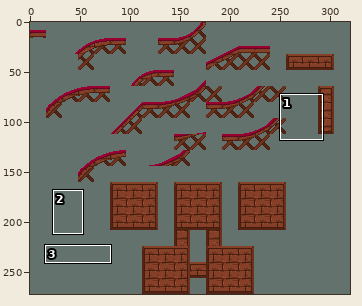
Two states of a pixel-art file, pengu actually saves christmas resources/sprites/tiles/spr_ts_workshop.aseprite. The picture above shows the old version from afar; the outline marks the close-up.
Close-up. The starting point:
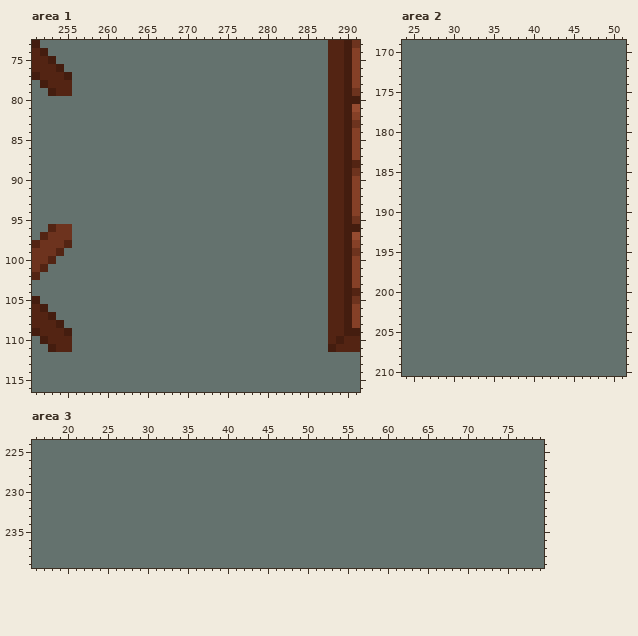
320x272 pixels, 1 frame. Shown: area 1: x 251..291, y 73..116; area 2: x 24..51, y 169..210; area 3: x 16..79, y 224..239.
Once edited:
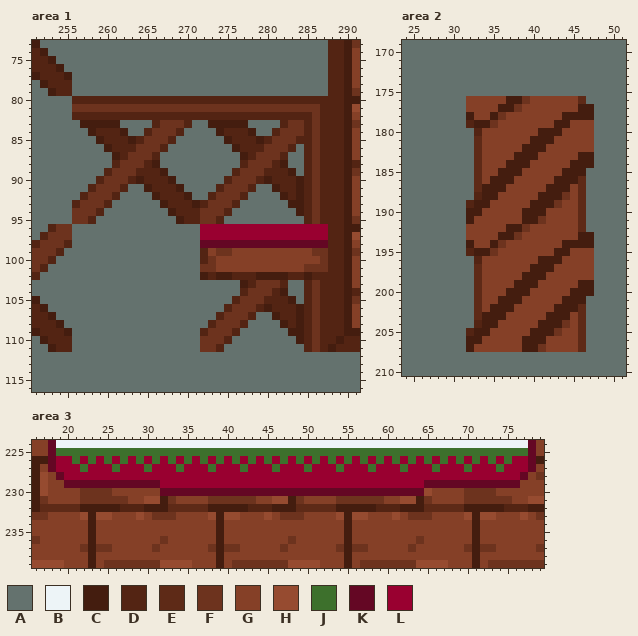
Palette (. is transparent): A #64726e  B #edf4f7  C #441d0f  D #532413  E #5e2a17  F #6d331e  G #854027  H #964b30  J #3d702c  K #640724  L #990030
What changed:
Changed rows in their new state; - is an unchanged pixel.
Area 1, layer "Tilemap 1":
first column x 256:
 80 DDDDDDDDDDDDDDDDDDDDDDDDDDDDDDDD
 81 FFFFFFFFFFFFFFFFFFFFFFFFFFFFFFFD
 82 DDDDDDDDDDDDDDDDDDDDDDDDDDDDDDFD
 83 -CCCCC----DFFFD--CCCCC----DFFDFD
 84 --CDDDC--DFFFD----CDDDC--DFFFDFD
 85 ---CDDDCDFFFD------CDDDCDFFFDDFD
 86 ----CDDDFFFD--------CDDDFFFD-DFD
 87 -----CDFFFD----------CDFFFD--DFD
 88 -----DFFFDC----------DFFFDC--DFD
 89 ----DFFFDDDC--------DFFFDDDC-DFD
 90 ---DFFFDCDDDC------DFFFDCDDDCDFD
 91 --DFFFD--CDDDC----DFFFD--CDDCDFD
 92 -DFFFD----CDDDC--DFFFD----CDCDFD
 93 DFFFD------CDDDCDFFFD------CCDFD
 94 FFFD--------CDDDFFFD--------CDFD
 95 FFD----------CDDFFD----------DFD
 96 ----------------LLLLLLLLLLLLLLLL
 97 ----------------LLLLLLLLLLLLLLLL
 98 ----------------KKKKKKKKKKKKKKKK
 99 ----------------DGFFGGGGGGGGGGFF
100 ----------------DFGGGGGGGGGGGGGF
101 ----------------FFGGGGGGGGGGGFFF
102 ----------------CDCCDDDCCCCDDCDD
103 ---------------------CDFFFD--DFD
104 ---------------------DFFFDC--DFD
105 --------------------DFFFDDDC-DFD
106 -------------------DFFFDCDDDCDFD
107 ------------------DFFFD--CDDCDFD
108 -----------------DFFFD----CDCDFD
109 ----------------DFFFD------CCDFD
110 ----------------FFFD--------CDFD
111 ----------------FFD----------DFD
Area 2, layer "Tilemap 1":
first column x 32:
176 GGGGGCCFGGGGGGE-
177 GGGGCCFGGGGGGGCC
178 CGGCFGGGGGGGCCCC
179 DCCFGGGGGGGCCGGG
180 -DGGGGGGGCCCGGGG
181 -EGGGGGGCCCGGGGG
182 -EGGGGGCCCGGGGGG
183 -EGGGGCCCGGGGGCC
184 -EGGGCCCGGGGGCCC
185 -EGGCCCGGGGGCCC-
186 -EGCCCGGGGGCCCE-
187 -ECCCGGGGGCCCGE-
188 -DCCGGGGGCCCFGE-
189 DCCGGGGGCCCFGGE-
190 CCGGGGGCCCGGGGE-
191 CGGGGGGCCFGGGGE-
192 GGGGGCCFGGGGGGE-
193 GGGGCCFGGGGGGGCC
194 CGGCFGGGGGGGCCCC
195 DCCFGGGGGGGCCGGG
196 -DGGGGGGGCCCGGGG
197 -EGGGGGGCCCGGGGG
198 -EGGGGGCCCGGGGGG
199 -EGGGGCCCGGGGGCC
200 -EGGGCCCGGGGGCCC
201 -EGGCCCGGGGGCCC-
202 -EGCCCGGGGGCCCE-
203 -ECCCGGGGGCCCGE-
204 -DCCGGGGGCCCFGE-
205 DCCGGGGGCCCFGGE-
206 CCGGGGGCCCGGGGE-
207 CGGGGGGCCFGGGGE-
Area 3, layer "Tilemap 1":
first column x 16:
224 GGKBBBBBBBBBBBBBBBBBBBBBBBBBBBBBBBBBBBBBBBBBBBBBBBBBBBBBBBBBBBKG
225 GGKJJJJJJJJJJJJJJJJJJJJJJJJJJJJJJJJJJJJJJJJJJJJJJJJJJJJJJJJJJJKG
226 CCKLLJLJLJLJLJLJLJLJLJLJLJLJLJLJLJLJLJLJLJLJLJLJLJLJLJLJLJLJLLKC
227 CGKLLLJLLLJLLLJLLLJLLLJLLLJLLLJLLLJLLLJLLLJLLLJLLLJLLLJLLLJLLLKG
228 CHGKLLLLLLLLLLLLLLLLLLLLLLLLLLLLLLLLLLLLLLLLLLLLLLLLLLLLLLLLLKGF
229 CHGGKKKKKKKKKKKKLLLLLLLLLLLLLLLLLLLLLLLLLLLLLLLLLKKKKKKKKKKKKGGG
230 CHGGGGFFFFGGGGGGKKKKKKKKKKKKKKKKKKKKKKKKKKKKKKKKKHGGGGFFFFGGGGGG
231 CFGGGGFFFFFFGGHHCFGGGGFFFFFFGGHHCFGGGGFFFFFFGGHHCFGGGGFFFFFFGGHH
232 CEEEEECCCCCDDDCCCEEEEECCCCCDDDCCCEEEEECCCCCDDDCCCEEEEECCCCCDDDCC
233 FFGGGGHCHHGGGHGFFFGGGGHCHHGGGHGFFFGGGGHCHHGGGHGFFFGGGGHCHHGGGHGF
234 GGGGGGGCGGGGGGGGGGGGGGGCGGGGGGGGGGGGGGGCGGGGGGGGGGGGGGGCGGGGGGGG
235 GGGGGGGCGGGGGGGGGGGGGGGCGGGGGGGGGGGGGGGCGGGGGGGGGGGGGGGCGGGGGGGG
236 FGGGGGGCGGGGGGGGFGGGGGGCGGGGGGGGFGGGGGGCGGGGGGGGFGGGGGGCGGGGGGGG
237 GGGGGGFCFFGGGGGFGGGGGGFCFFGGGGGFGGGGGGFCFFGGGGGFGGGGGGFCFFGGGGGF
238 GGGGGGGCGGGGGGGGGGGGGGGCGGGGGGGGGGGGGGGCGGGGGGGGGGGGGGGCGGGGGGGG
239 HHHHGGGCGFFFFFFFHHHHGGGCGFFFFFFFHHHHGGGCGFFFFFFFHHHHGGGCGFFFFFFF
Changed places in both close-ups, as pixel boxes (x1, y1, x2, y2):
changed: (72, 96, 328, 352)
changed: (466, 96, 594, 352)
changed: (32, 440, 544, 568)
